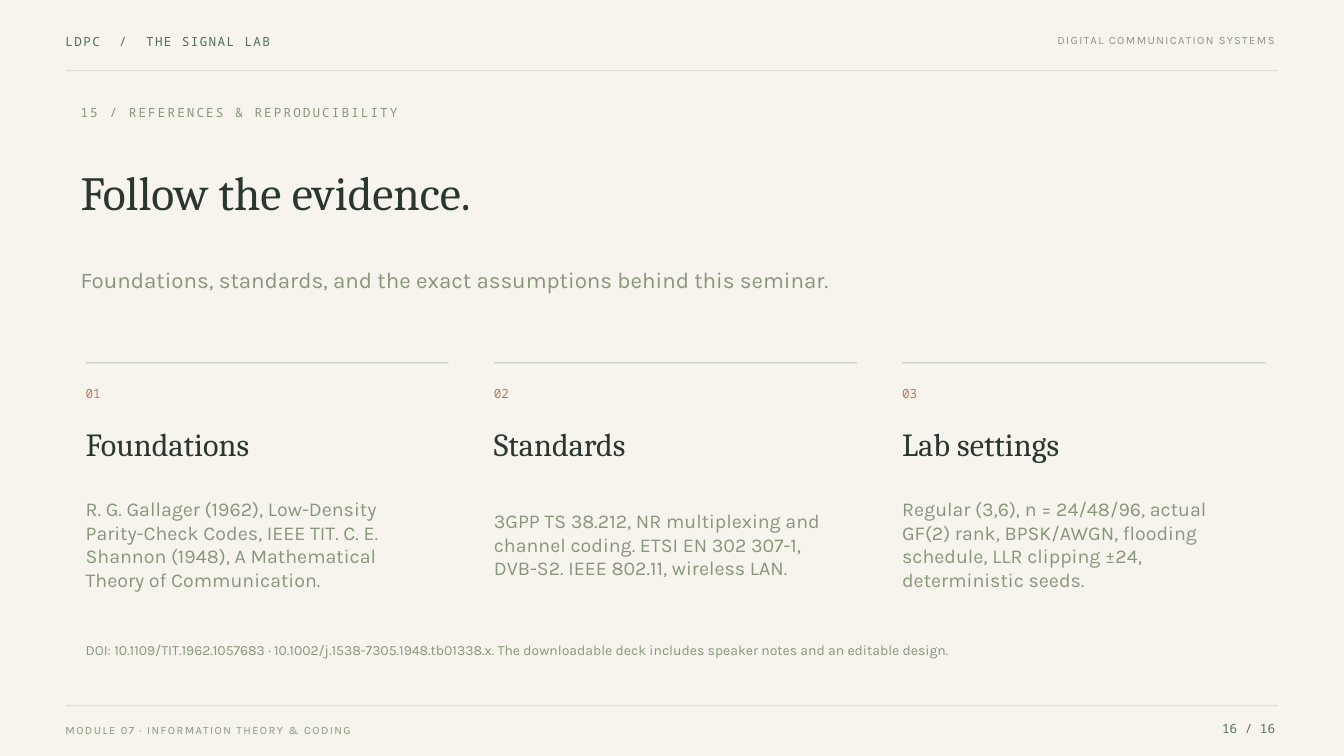
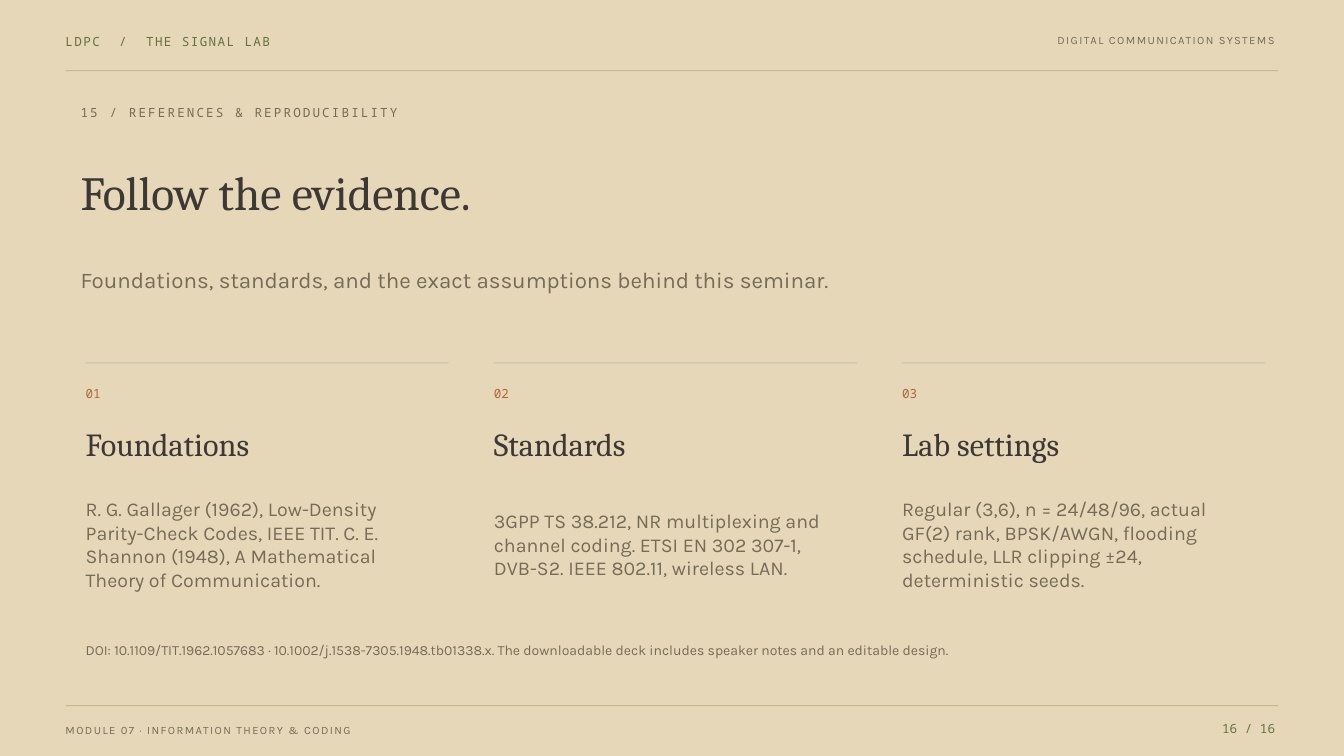
Before and after one commit to NiviDevs/ldpc-lab, a slide deck: slide 16 of dist/assets/LDPC-Seminar.pptx. Drawn at 1344x756 pixels with LibreOffice and Linux fonts; fonts in the diff are those of the drawing. Boxes give left, top, right and bottom in pixels: in the first picture for what was removed or moved away, otherwise in the second. Text is boxed around its words. In the diff, an @@ line names an element or a change of style, - is before the commit and + after.

```diff
--- a/dist/assets/LDPC-Seminar.pptx
+++ b/dist/assets/LDPC-Seminar.pptx
@@ background #F6F4ED to #E5D7B7 @@
@@ text "LDPC / THE SIGNAL LAB" at (65, 37, 270, 46): text colour #4C7158 to #65713F @@
@@ line (66, 71) - (1278, 71): stroke #DDE1D3 0.7 pt to #C6B996 0.7 pt @@
@@ text colour #BA7758 to #AF643C in 3 elements at (86, 389, 101, 398), (494, 389, 509, 398), (902, 389, 917, 398) @@
@@ text colour #29372E to #3C3836 in 4 elements at (81, 177, 471, 211), (86, 433, 249, 457), (494, 433, 626, 457), (902, 433, 1059, 463) @@
@@ text colour #88967B to #756B59 in 8 elements at (877, 30, 1275, 50), (66, 721, 973, 739), (81, 108, 398, 117), (81, 273, 829, 293), (86, 502, 379, 592), (494, 514, 819, 577), (902, 502, 1206, 587), (86, 645, 949, 659) @@
@@ line (66, 706) - (1278, 706): stroke #DDE1D3 0.7 pt to #C6B996 0.7 pt @@
@@ text "16 / 16" at (1222, 724, 1275, 733): text colour #4C7158 to #65713F @@
```
Also in this commit, not shown: 15 other slides changed, 15 other files.
